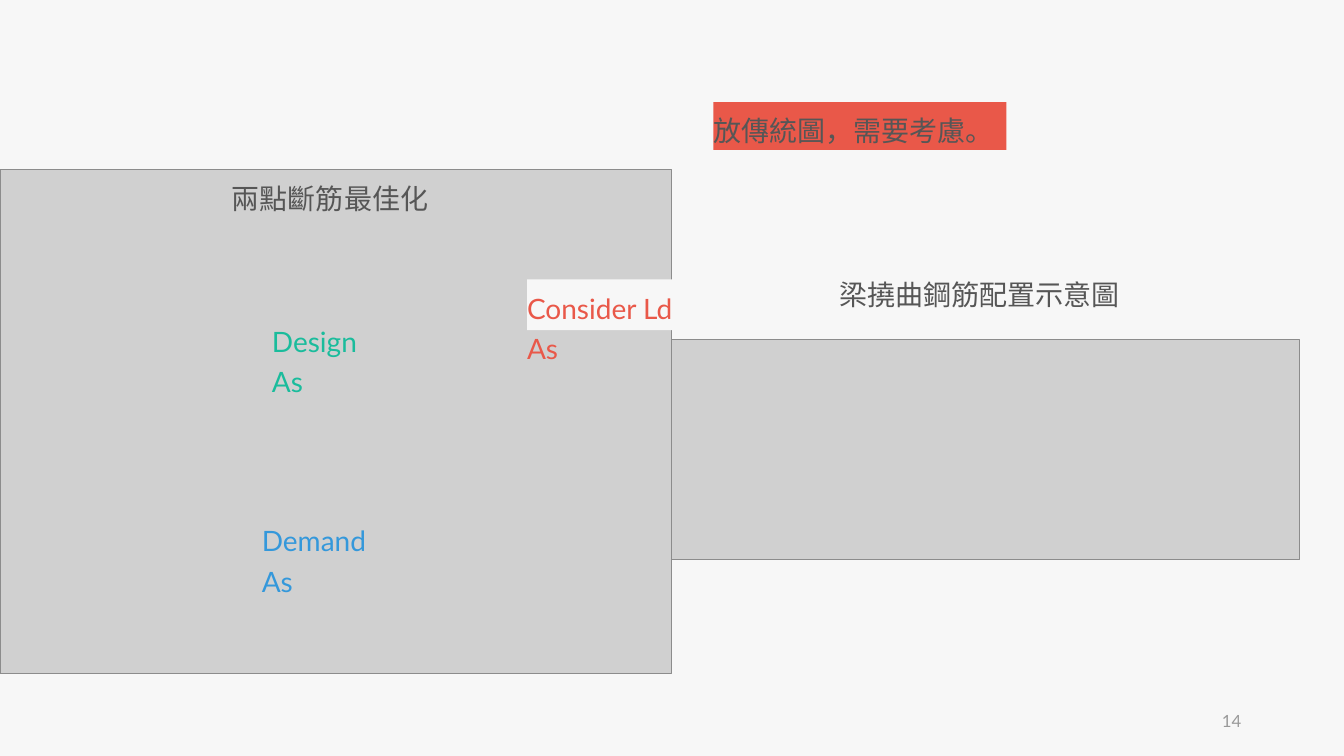
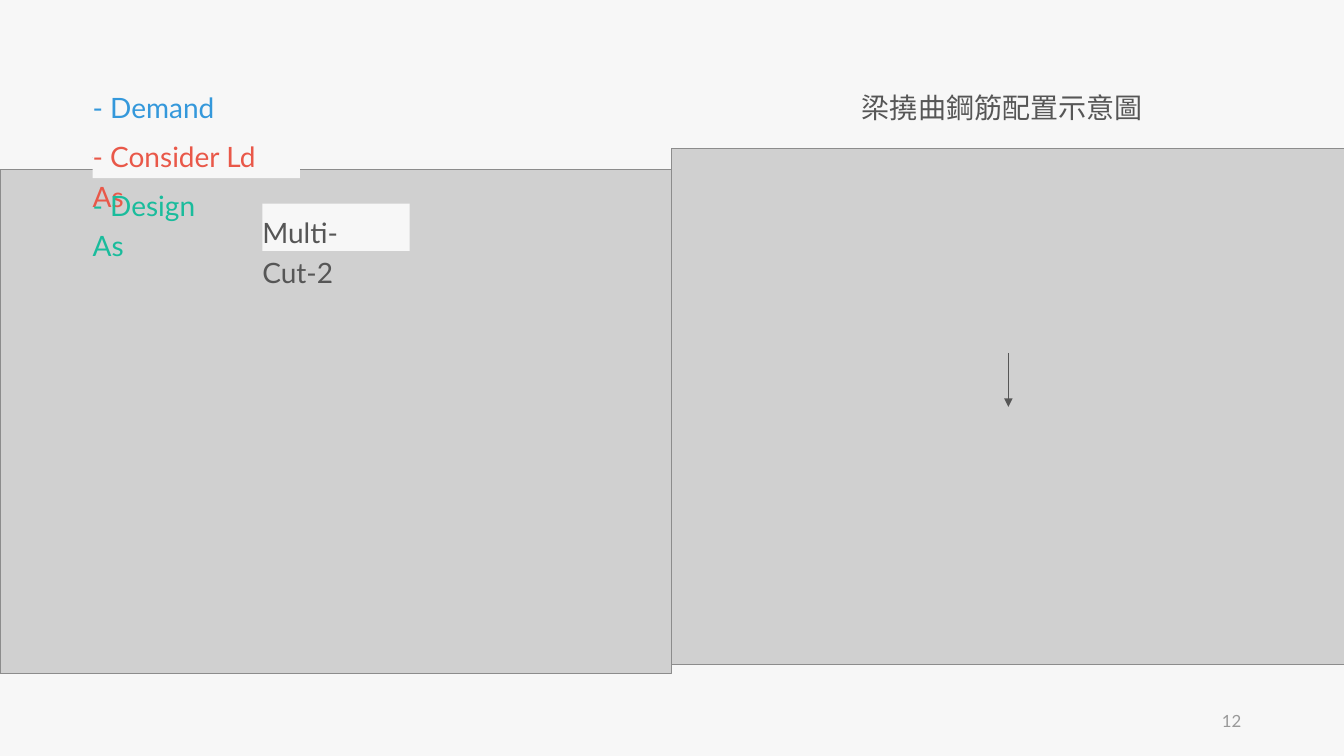
Before and after one commit to skyran1278/thesis, a slide deck: slide 12 of Meeting/20190523 Seminar/20190523 Seminar.pptx (slide 14 before the commit). Drawn at 1344x756 pixels with LibreOffice and Linux fonts; fonts in the diff are those of the drawing; grey boxes stand for pictures. Boxes give left, top, right and bottom in pixels: in the first picture for what was removed or moved away, otherwise in the second. Text is boxed around its words. In the diff, an @@ line names an element or a change of style, - is before the commit and + after.

```diff
--- a/Meeting/20190523 Seminar/20190523 Seminar.pptx
+++ b/Meeting/20190523 Seminar/20190523 Seminar.pptx
@@ text "梁撓曲鋼筋配置示意圖": place and size @@
-text "梁撓曲鋼筋配置示意圖" at [840,281,1120,307]
+text "梁撓曲鋼筋配置示意圖" at [862,94,1142,120]
@@ text at [93,97,214,164]: text changed @@
-Demand As
+- Demand As
@@ rectangle removed at [714,102,1007,150] @@
-放傳統圖，需要考慮。
@@ text in rectangle at [93,146,255,213]: text changed @@
-Consider Ld As
+- Consider Ld As
@@ rectangle "- Consider Ld As": place and size @@
-rectangle "- Consider Ld As" at [527,279,716,330]
+rectangle "- Consider Ld As" at [93,127,300,177]
@@ picture added at [673,149,1344,665] @@
@@ text at [93,192,195,256]: text changed @@
-Design As
+- Design As
@@ text removed at [232,185,428,211] @@
-兩點斷筋最佳化
@@ rectangle added at [262,204,409,251], fill #F7F7F7, 20 pt, text #565656 @@
+Multi-Cut-2
@@ picture removed at [673,340,1301,559] @@
@@ arrow added from (1008, 353) to (1008, 407), #565656 0.5 pt @@
@@ page number at [1222,715,1241,727]: text changed @@
-14
+12
```
Also in this commit, not shown: 11 other slides changed, 1 slide added, 3 slides removed, 3 other files.
